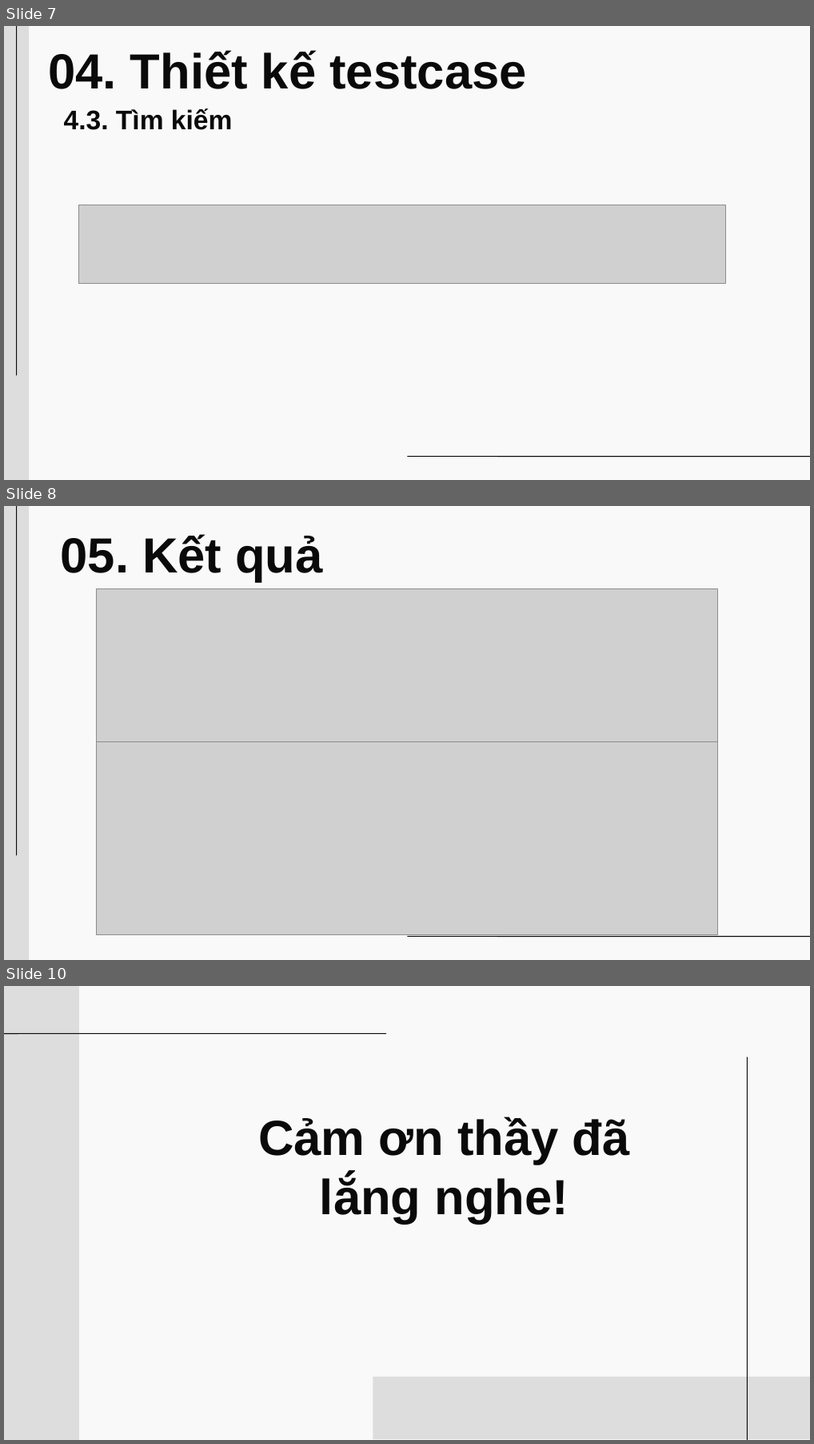
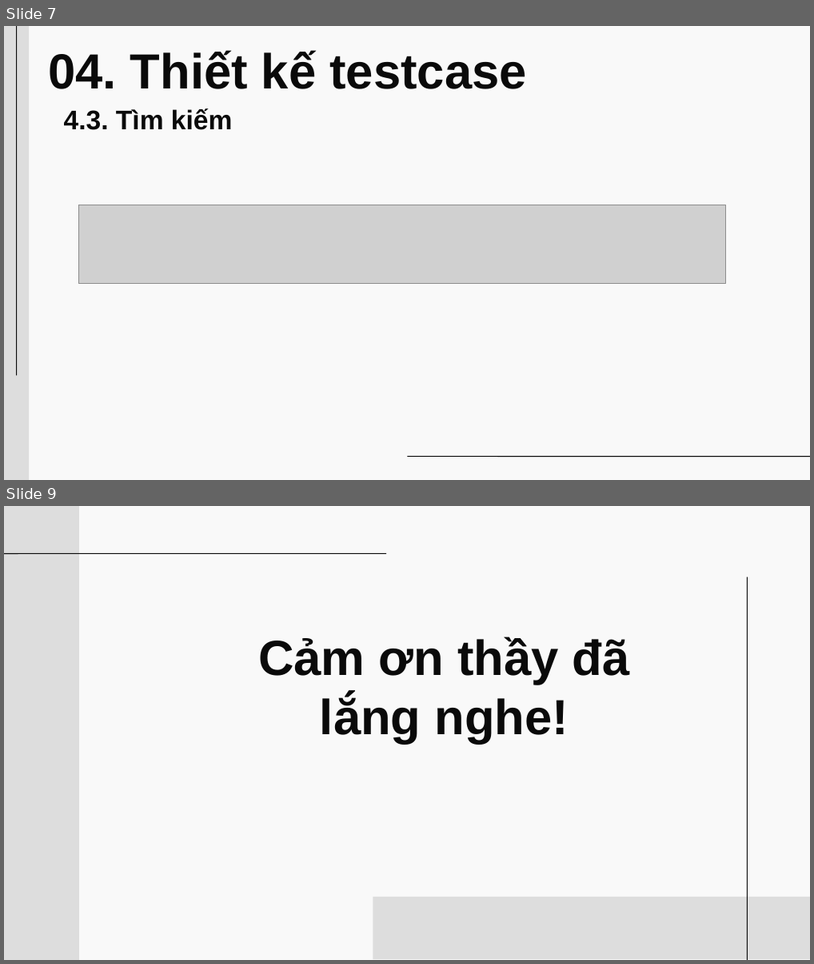
Before and after one commit to anhthu240/Nguy-n-Th-Anh-Th-_B-o-c-o-gi-a-k-, a slide deck: Kiểm thử Phần mềm.pptx. Shown one above the other, each under a label of ours: slides 7, 8 and 10 before the commit, slides 7 and 9 after it; the slides between them are not shown. The pictures are 814x1444 and 814x964 pixels, drawn with LibreOffice and Linux fonts; fonts in the diff are those of the drawing; grey boxes stand for pictures. Boxes give left, top, right and bottom in pixels: in the first picture for what was removed or moved away, otherwise in the second. Text is boxed around its words. In the diff, an @@ line names an element or a change of style, - is before the commit and + after.

```diff
--- a/Kiểm thử Phần mềm.pptx
+++ b/Kiểm thử Phần mềm.pptx
@@ slide 8 removed at bbox=[4, 506, 810, 960], background #F9F9F9; not listed: 3 template elements that a slide beside it also shows @@
@@ text removed at bbox=[61, 534, 322, 582] @@
-05. Kết quả
@@ picture removed at bbox=[96, 589, 718, 743] @@
@@ picture removed at bbox=[96, 741, 718, 934] @@
@@ what was slide 10 is now slide 9 @@
```
Also in this commit, not shown: 2 slides changed.
